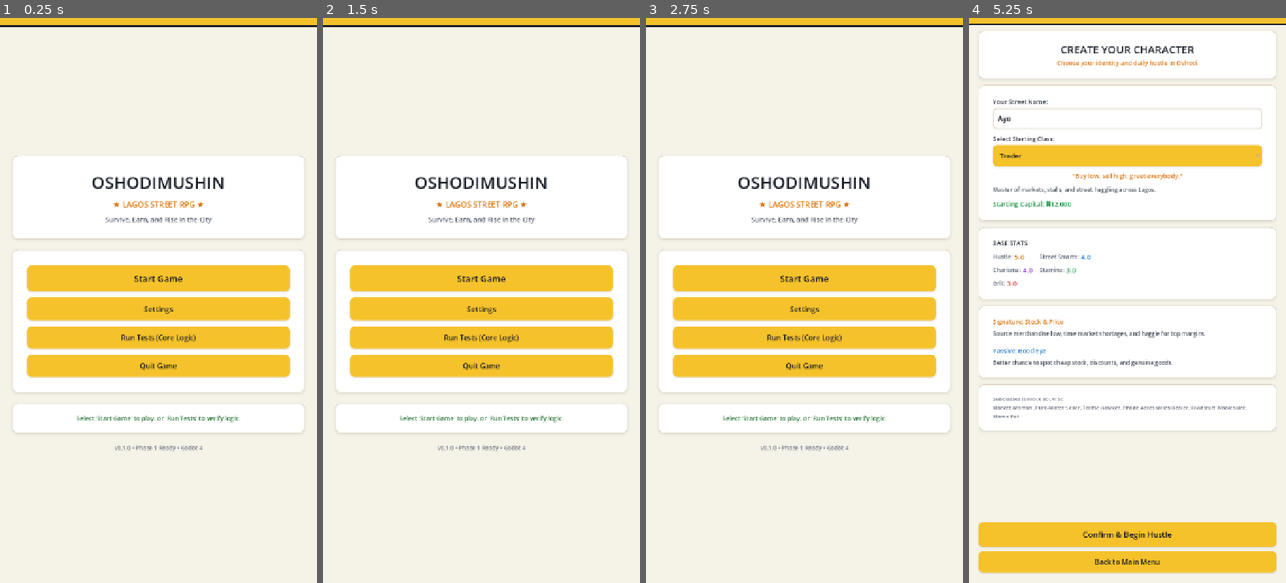
Above: before the commit, frames 1-4 (left to right).
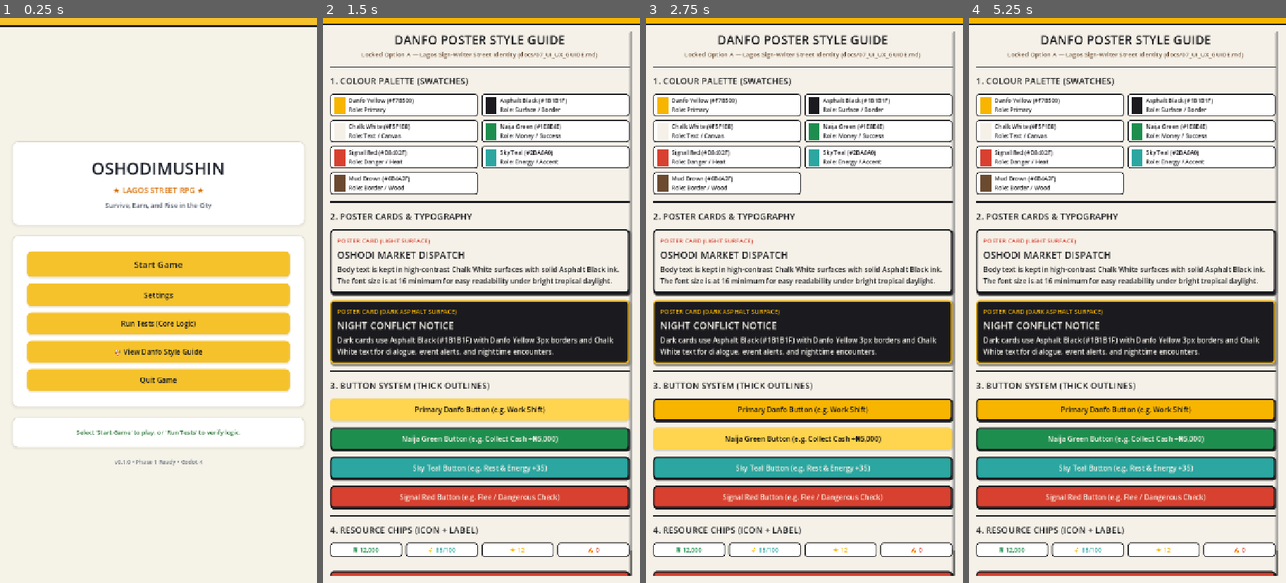
Above: after the commit, the same moments.

Repository: kidkingstrange/oshodi
Game: Godot game, scene res://scenes/main_menu.tscn
Same seed, same stepped clock (60 frames per second), same inputs: the game is played once before the commit and once after it.
Inputs (mouse positions are in pixels of both pictures, inside the frame that each line leads up to):
- Up to frame 1 (0.25 s): no input
- Up to frame 2 (1.5 s): click (481, 351) at 0.5 s, where only the run after the commit has a clickable "🎨 View Danfo Style Guide"; click (478, 407) at 1.25 s, where only the run after the commit has a clickable "Primary Danfo Button (e.g. Wo…"
- Up to frame 3 (2.75 s): click (801, 436) at 2 s, where only the run after the commit has a clickable "Naija Green Button (e.g. Coll…"
- Up to frame 4 (5.25 s): click (1124, 470) at 2.75 s, where only the run after the commit has a clickable "Sky Teal Button (e.g. Rest & …"; click (1124, 498) at 3.5 s, where only the run after the commit has a clickable "Signal Red Button (e.g. Flee …"; click (1124, 582) at 4.25 s, where only the run after the commit has a clickable "← Back to Main Menu"; click (1127, 277) at 5 s, where only the run before the commit has a clickable "Start Game"

The runs differ from the first frame. In frame 1, 18% of the frame differs, in the area x 4-96%, y 21-80%; in frame 2, 47%; in frame 3, 47%; in frame 4, 53%, in the area x 0-100%, y 0-99%.

Commit message:
chore: add 07_UI_UX_GUIDE.md, Danfo Poster style guide scene, and ThemeTokens

Diff:
--- a/scenes/main_menu.tscn
+++ b/scenes/main_menu.tscn
@@ -125,6 +125,13 @@
 theme_override_font_sizes/font_size = 16
 text = "Run Tests (Core Logic)"
 
+[node name="StyleGuideButton" type="Button" parent="MarginContainer/VBoxContainer/ButtonsCard/ButtonsMargin/ButtonsBox"]
+unique_name_in_owner = true
+custom_minimum_size = Vector2(0, 50)
+layout_mode = 2
+theme_override_font_sizes/font_size = 16
+text = "🎨 View Danfo Style Guide"
+
 [node name="QuitButton" type="Button" parent="MarginContainer/VBoxContainer/ButtonsCard/ButtonsMargin/ButtonsBox"]
 unique_name_in_owner = true
 custom_minimum_size = Vector2(0, 50)
--- /dev/null
+++ b/scenes/style_guide.tscn
@@ -0,0 +1,552 @@
+[gd_scene load_steps=9 format=3]
+
+[ext_resource type="Script" path="res://scripts/ui/style_guide.gd" id="1_guide"]
+
+[sub_resource type="StyleBoxFlat" id="StyleBoxFlat_card_light"]
+content_margin_left = 16.0
+content_margin_top = 16.0
+content_margin_right = 16.0
+content_margin_bottom = 16.0
+bg_color = Color(0.960784, 0.945098, 0.909804, 1)
+border_width_left = 3
+border_width_top = 3
+border_width_right = 3
+border_width_bottom = 3
+border_color = Color(0.105882, 0.105882, 0.121569, 1)
+corner_radius_top_left = 8
+corner_radius_top_right = 8
+corner_radius_bottom_right = 8
+corner_radius_bottom_left = 8
+shadow_color = Color(0.105882, 0.105882, 0.121569, 1)
+shadow_size = 4
+shadow_offset = Vector2(3, 4)
+
+[sub_resource type="StyleBoxFlat" id="StyleBoxFlat_card_dark"]
+content_margin_left = 16.0
+content_margin_top = 16.0
+content_margin_right = 16.0
+content_margin_bottom = 16.0
+bg_color = Color(0.105882, 0.105882, 0.121569, 1)
+border_width_left = 3
+border_width_top = 3
+border_width_right = 3
+border_width_bottom = 3
+border_color = Color(0.968627, 0.709804, 0, 1)
+corner_radius_top_left = 8
+corner_radius_top_right = 8
+corner_radius_bottom_right = 8
+corner_radius_bottom_left = 8
+shadow_color = Color(0, 0, 0, 0.4)
+shadow_size = 4
+shadow_offset = Vector2(3, 4)
+
+[sub_resource type="StyleBoxFlat" id="StyleBoxFlat_btn_primary"]
+content_margin_left = 16.0
+content_margin_top = 12.0
+content_margin_right = 16.0
+content_margin_bottom = 12.0
+bg_color = Color(0.968627, 0.709804, 0, 1)
+border_width_left = 3
+border_width_top = 3
+border_width_right = 3
+border_width_bottom = 3
+border_color = Color(0.105882, 0.105882, 0.121569, 1)
+corner_radius_top_left = 8
+corner_radius_top_right = 8
+corner_radius_bottom_right = 8
+corner_radius_bottom_left = 8
+shadow_color = Color(0.105882, 0.105882, 0.121569, 1)
+shadow_size = 2
+shadow_offset = Vector2(2, 3)
+
+[sub_resource type="StyleBoxFlat" id="StyleBoxFlat_btn_green"]
+content_margin_left = 16.0
+content_margin_top = 12.0
+content_margin_right = 16.0
+content_margin_bottom = 12.0
+bg_color = Color(0.117647, 0.556863, 0.305882, 1)
+border_width_left = 3
+border_width_top = 3
+border_width_right = 3
+border_width_bottom = 3
+border_color = Color(0.105882, 0.105882, 0.121569, 1)
+corner_radius_top_left = 8
+corner_radius_top_right = 8
+corner_radius_bottom_right = 8
+corner_radius_bottom_left = 8
+shadow_color = Color(0.105882, 0.105882, 0.121569, 1)
+shadow_size = 2
+shadow_offset = Vector2(2, 3)
+
+[sub_resource type="StyleBoxFlat" id="StyleBoxFlat_btn_red"]
+content_margin_left = 16.0
+content_margin_top = 12.0
+content_margin_right = 16.0
+content_margin_bottom = 12.0
+bg_color = Color(0.847059, 0.25098, 0.184314, 1)
+border_width_left = 3
+border_width_top = 3
+border_width_right = 3
+border_width_bottom = 3
+border_color = Color(0.105882, 0.105882, 0.121569, 1)
+corner_radius_top_left = 8
+corner_radius_top_right = 8
+corner_radius_bottom_right = 8
+corner_radius_bottom_left = 8
+shadow_color = Color(0.105882, 0.105882, 0.121569, 1)
+shadow_size = 2
+shadow_offset = Vector2(2, 3)
+
+[sub_resource type="StyleBoxFlat" id="StyleBoxFlat_btn_teal"]
+content_margin_left = 16.0
+content_margin_top = 12.0
+content_margin_right = 16.0
+content_margin_bottom = 12.0
+bg_color = Color(0.168627, 0.65098, 0.627451, 1)
+border_width_left = 3
+border_width_top = 3
+border_width_right = 3
+border_width_bottom = 3
+border_color = Color(0.105882, 0.105882, 0.121569, 1)
+corner_radius_top_left = 8
+corner_radius_top_right = 8
+corner_radius_bottom_right = 8
+corner_radius_bottom_left = 8
+shadow_color = Color(0.105882, 0.105882, 0.121569, 1)
+shadow_size = 2
+shadow_offset = Vector2(2, 3)
+
+[sub_resource type="StyleBoxFlat" id="StyleBoxFlat_chip"]
+content_margin_left = 10.0
+content_margin_top = 6.0
+content_margin_right = 10.0
+content_margin_bottom = 6.0
+bg_color = Color(1, 1, 1, 1)
+border_width_left = 2
+border_width_top = 2
+border_width_right = 2
+border_width_bottom = 2
+border_color = Color(0.105882, 0.105882, 0.121569, 1)
+corner_radius_top_left = 6
+corner_radius_top_right = 6
+corner_radius_bottom_right = 6
+corner_radius_bottom_left = 6
+
+[node name="StyleGuide" type="Control"]
+layout_mode = 3
+anchors_preset = 15
+anchor_right = 1.0
+anchor_bottom = 1.0
+grow_horizontal = 2
+grow_vertical = 2
+script = ExtResource("1_guide")
+
+[node name="Background" type="ColorRect" parent="."]
+layout_mode = 1
+anchors_preset = 15
+anchor_right = 1.0
+anchor_bottom = 1.0
+grow_horizontal = 2
+grow_vertical = 2
+color = Color(0.960784, 0.945098, 0.909804, 1)
+
+[node name="DanfoBand" type="VBoxContainer" parent="."]
+layout_mode = 1
+anchors_preset = 10
+anchor_right = 1.0
+offset_bottom = 16.0
+grow_horizontal = 2
+theme_override_constants/separation = 0
+
+[node name="YellowBand" type="ColorRect" parent="DanfoBand"]
+custom_minimum_size = Vector2(0, 12)
+layout_mode = 2
+color = Color(0.968627, 0.709804, 0, 1)
+
+[node name="BlackStripe" type="ColorRect" parent="DanfoBand"]
+custom_minimum_size = Vector2(0, 4)
+layout_mode = 2
+color = Color(0.105882, 0.105882, 0.121569, 1)
+
+[node name="Margin" type="MarginContainer" parent="."]
+layout_mode = 1
+anchors_preset = 15
+anchor_right = 1.0
+anchor_bottom = 1.0
+offset_top = 18.0
+grow_horizontal = 2
+grow_vertical = 2
+theme_override_constants/margin_left = 16
+theme_override_constants/margin_top = 12
+theme_override_constants/margin_right = 16
+theme_override_constants/margin_bottom = 16
+
+[node name="Scroll" type="ScrollContainer" parent="Margin"]
+layout_mode = 2
+horizontal_scroll_mode = 0
+
+[node name="VBox" type="VBoxContainer" parent="Margin/Scroll"]
+layout_mode = 2
+size_flags_horizontal = 3
+theme_override_constants/separation = 16
+
+[node name="TitleBox" type="VBoxContainer" parent="Margin/Scroll/VBox"]
+layout_mode = 2
+theme_override_constants/separation = 4
+
+[node name="HeaderLabel" type="Label" parent="Margin/Scroll/VBox/TitleBox"]
+layout_mode = 2
+theme_override_colors/font_color = Color(0.105882, 0.105882, 0.121569, 1)
+theme_override_font_sizes/font_size = 28
+text = "DANFO POSTER STYLE GUIDE"
+horizontal_alignment = 1
+
+[node name="SubtitleLabel" type="Label" parent="Margin/Scroll/VBox/TitleBox"]
+layout_mode = 2
+theme_override_colors/font_color = Color(0.419608, 0.290196, 0.184314, 1)
+theme_override_font_sizes/font_size = 14
+text = "Locked Option A — Lagos Sign-Writer Street Identity (docs/07_UI_UX_GUIDE.md)"
+horizontal_alignment = 1
+autowrap_mode = 2
+
+[node name="Divider1" type="ColorRect" parent="Margin/Scroll/VBox"]
+custom_minimum_size = Vector2(0, 3)
+layout_mode = 2
+color = Color(0.105882, 0.105882, 0.121569, 1)
+
+[node name="Section1Label" type="Label" parent="Margin/Scroll/VBox"]
+layout_mode = 2
+theme_override_colors/font_color = Color(0.105882, 0.105882, 0.121569, 1)
+theme_override_font_sizes/font_size = 20
+text = "1. COLOUR PALETTE (SWATCHES)"
+
+[node name="PaletteGrid" type="GridContainer" parent="Margin/Scroll/VBox"]
+layout_mode = 2
+theme_override_constants/h_separation = 8
+theme_override_constants/v_separation = 8
+columns = 2
+
+[node name="Swatch1" type="PanelContainer" parent="Margin/Scroll/VBox/PaletteGrid"]
+layout_mode = 2
+size_flags_horizontal = 3
+theme_override_styles/panel = SubResource("StyleBoxFlat_chip")
+
+[node name="HBox" type="HBoxContainer" parent="Margin/Scroll/VBox/PaletteGrid/Swatch1"]
+layout_mode = 2
+theme_override_constants/separation = 8
+
+[node name="Color" type="ColorRect" parent="Margin/Scroll/VBox/PaletteGrid/Swatch1/HBox"]
+custom_minimum_size = Vector2(24, 24)
+layout_mode = 2
+color = Color(0.968627, 0.709804, 0, 1)
+
+[node name="Lbl" type="Label" parent="Margin/Scroll/VBox/PaletteGrid/Swatch1/HBox"]
+layout_mode = 2
+theme_override_colors/font_color = Color(0.105882, 0.105882, 0.121569, 1)
+theme_override_font_sizes/font_size = 13
+text = "Danfo Yellow (#F7B500)\nRole: Primary"
+
+[node name="Swatch2" type="PanelContainer" parent="Margin/Scroll/VBox/PaletteGrid"]
+layout_mode = 2
+size_flags_horizontal = 3
+theme_override_styles/panel = SubResource("StyleBoxFlat_chip")
+
+[node name="HBox" type="HBoxContainer" parent="Margin/Scroll/VBox/PaletteGrid/Swatch2"]
+layout_mode = 2
+theme_override_constants/separation = 8
+
+[node name="Color" type="ColorRect" parent="Margin/Scroll/VBox/PaletteGrid/Swatch2/HBox"]
+custom_minimum_size = Vector2(24, 24)
+layout_mode = 2
+color = Color(0.105882, 0.105882, 0.121569, 1)
+
+[node name="Lbl" type="Label" parent="Margin/Scroll/VBox/PaletteGrid/Swatch2/HBox"]
+layout_mode = 2
+theme_override_colors/font_color = Color(0.105882, 0.105882, 0.121569, 1)
+theme_override_font_sizes/font_size = 13
+text = "Asphalt Black (#1B1B1F)\nRole: Surface / Border"
+
+[node name="Swatch3" type="PanelContainer" parent="Margin/Scroll/VBox/PaletteGrid"]
+layout_mode = 2
+size_flags_horizontal = 3
+theme_override_styles/panel = SubResource("StyleBoxFlat_chip")
+
+[node name="HBox" type="HBoxContainer" parent="Margin/Scroll/VBox/PaletteGrid/Swatch3"]
+layout_mode = 2
+theme_override_constants/separation = 8
+
+[node name="Color" type="ColorRect" parent="Margin/Scroll/VBox/PaletteGrid/Swatch3/HBox"]
+custom_minimum_size = Vector2(24, 24)
+layout_mode = 2
+color = Color(0.960784, 0.945098, 0.909804, 1)
+
+[node name="Lbl" type="Label" parent="Margin/Scroll/VBox/PaletteGrid/Swatch3/HBox"]
+layout_mode = 2
+theme_override_colors/font_color = Color(0.105882, 0.105882, 0.121569, 1)
+theme_override_font_sizes/font_size = 13
+text = "Chalk White (#F5F1E8)\nRole: Text / Canvas"
+
+[node name="Swatch4" type="PanelContainer" parent="Margin/Scroll/VBox/PaletteGrid"]
+layout_mode = 2
+size_flags_horizontal = 3
+theme_override_styles/panel = SubResource("StyleBoxFlat_chip")
+
+[node name="HBox" type="HBoxContainer" parent="Margin/Scroll/VBox/PaletteGrid/Swatch4"]
+layout_mode = 2
+theme_override_constants/separation = 8
+
+[node name="Color" type="ColorRect" parent="Margin/Scroll/VBox/PaletteGrid/Swatch4/HBox"]
+custom_minimum_size = Vector2(24, 24)
+layout_mode = 2
+color = Color(0.117647, 0.556863, 0.305882, 1)
+
+[node name="Lbl" type="Label" parent="Margin/Scroll/VBox/PaletteGrid/Swatch4/HBox"]
+layout_mode = 2
+theme_override_colors/font_color = Color(0.105882, 0.105882, 0.121569, 1)
+theme_override_font_sizes/font_size = 13
+text = "Naija Green (#1E8E4E)\nRole: Money / Success"
+
+[node name="Swatch5" type="PanelContainer" parent="Margin/Scroll/VBox/PaletteGrid"]
+layout_mode = 2
+size_flags_horizontal = 3
+theme_override_styles/panel = SubResource("StyleBoxFlat_chip")
+
+[node name="HBox" type="HBoxContainer" parent="Margin/Scroll/VBox/PaletteGrid/Swatch5"]
+layout_mode = 2
+theme_override_constants/separation = 8
+
+[node name="Color" type="ColorRect" parent="Margin/Scroll/VBox/PaletteGrid/Swatch5/HBox"]
+custom_minimum_size = Vector2(24, 24)
+layout_mode = 2
+color = Color(0.847059, 0.25098, 0.184314, 1)
+
+[node name="Lbl" type="Label" parent="Margin/Scroll/VBox/PaletteGrid/Swatch5/HBox"]
+layout_mode = 2
+theme_override_colors/font_color = Color(0.105882, 0.105882, 0.121569, 1)
+theme_override_font_sizes/font_size = 13
+text = "Signal Red (#D8402F)\nRole: Danger / Heat"
+
+[node name="Swatch6" type="PanelContainer" parent="Margin/Scroll/VBox/PaletteGrid"]
+layout_mode = 2
+size_flags_horizontal = 3
+theme_override_styles/panel = SubResource("StyleBoxFlat_chip")
+
+[node name="HBox" type="HBoxContainer" parent="Margin/Scroll/VBox/PaletteGrid/Swatch6"]
+layout_mode = 2
+theme_override_constants/separation = 8
+
+[node name="Color" type="ColorRect" parent="Margin/Scroll/VBox/PaletteGrid/Swatch6/HBox"]
+custom_minimum_size = Vector2(24, 24)
+layout_mode = 2
+color = Color(0.168627, 0.65098, 0.627451, 1)
+
+[node name="Lbl" type="Label" parent="Margin/Scroll/VBox/PaletteGrid/Swatch6/HBox"]
+layout_mode = 2
+theme_override_colors/font_color = Color(0.105882, 0.105882, 0.121569, 1)
+theme_override_font_sizes/font_size = 13
+text = "Sky Teal (#2BA6A0)\nRole: Energy / Accent"
+
+[node name="Swatch7" type="PanelContainer" parent="Margin/Scroll/VBox/PaletteGrid"]
+layout_mode = 2
+size_flags_horizontal = 3
+theme_override_styles/panel = SubResource("StyleBoxFlat_chip")
+
+[node name="HBox" type="HBoxContainer" parent="Margin/Scroll/VBox/PaletteGrid/Swatch7"]
+layout_mode = 2
+theme_override_constants/separation = 8
+
+[node name="Color" type="ColorRect" parent="Margin/Scroll/VBox/PaletteGrid/Swatch7/HBox"]
+custom_minimum_size = Vector2(24, 24)
+layout_mode = 2
+color = Color(0.419608, 0.290196, 0.184314, 1)
+
+[node name="Lbl" type="Label" parent="Margin/Scroll/VBox/PaletteGrid/Swatch7/HBox"]
+layout_mode = 2
+theme_override_colors/font_color = Color(0.105882, 0.105882, 0.121569, 1)
+theme_override_font_sizes/font_size = 13
+text = "Mud Brown (#6B4A2F)\nRole: Border / Wood"
+
+[node name="Divider2" type="ColorRect" parent="Margin/Scroll/VBox"]
+custom_minimum_size = Vector2(0, 3)
+layout_mode = 2
+color = Color(0.105882, 0.105882, 0.121569, 1)
+
+[node name="Section2Label" type="Label" parent="Margin/Scroll/VBox"]
+layout_mode = 2
+theme_override_colors/font_color = Color(0.105882, 0.105882, 0.121569, 1)
+theme_override_font_sizes/font_size = 20
+text = "2. POSTER CARDS & TYPOGRAPHY"
+
+[node name="LightCard" type="PanelContainer" parent="Margin/Scroll/VBox"]
+layout_mode = 2
+theme_override_styles/panel = SubResource("StyleBoxFlat_card_light")
+
+[node name="VBox" type="VBoxContainer" parent="Margin/Scroll/VBox/LightCard"]
+layout_mode = 2
+theme_override_constants/separation = 6
+
+[node name="Badge" type="Label" parent="Margin/Scroll/VBox/LightCard/VBox"]
+layout_mode = 2
+theme_override_colors/font_color = Color(0.847059, 0.25098, 0.184314, 1)
+theme_override_font_sizes/font_size = 14
+text = "POSTER CARD (LIGHT SURFACE)"
+
+[node name="Title" type="Label" parent="Margin/Scroll/VBox/LightCard/VBox"]
+layout_mode = 2
+theme_override_colors/font_color = Color(0.105882, 0.105882, 0.121569, 1)
+theme_override_font_sizes/font_size = 22
+text = "OSHODI MARKET DISPATCH"
+
+[node name="Body" type="Label" parent="Margin/Scroll/VBox/LightCard/VBox"]
+layout_mode = 2
+theme_override_colors/font_color = Color(0.105882, 0.105882, 0.121569, 1)
+theme_override_font_sizes/font_size = 16
+text = "Body text is kept in high-contrast Chalk White surfaces with solid Asphalt Black ink. The font size is at 16 minimum for easy readability under bright tropical daylight."
+autowrap_mode = 2
+
+[node name="DarkCard" type="PanelContainer" parent="Margin/Scroll/VBox"]
+layout_mode = 2
+theme_override_styles/panel = SubResource("StyleBoxFlat_card_dark")
+
+[node name="VBox" type="VBoxContainer" parent="Margin/Scroll/VBox/DarkCard"]
+layout_mode = 2
+theme_override_constants/separation = 6
+
+[node name="Badge" type="Label" parent="Margin/Scroll/VBox/DarkCard/VBox"]
+layout_mode = 2
+theme_override_colors/font_color = Color(0.968627, 0.709804, 0, 1)
+theme_override_font_sizes/font_size = 14
+text = "POSTER CARD (DARK ASPHALT SURFACE)"
+
+[node name="Title" type="Label" parent="Margin/Scroll/VBox/DarkCard/VBox"]
+layout_mode = 2
+theme_override_colors/font_color = Color(0.960784, 0.945098, 0.909804, 1)
+theme_override_font_sizes/font_size = 22
+text = "NIGHT CONFLICT NOTICE"
+
+[node name="Body" type="Label" parent="Margin/Scroll/VBox/DarkCard/VBox"]
+layout_mode = 2
+theme_override_colors/font_color = Color(0.960784, 0.945098, 0.909804, 1)
+theme_override_font_sizes/font_size = 16
+text = "Dark cards use Asphalt Black (#1B1B1F) with Danfo Yellow 3px borders and Chalk White text for dialogue, event alerts, and nighttime encounters."
+autowrap_mode = 2
+
+[node name="Divider3" type="ColorRect" parent="Margin/Scroll/VBox"]
+custom_minimum_size = Vector2(0, 3)
+layout_mode = 2
+color = Color(0.105882, 0.105882, 0.121569, 1)
+
+[node name="Section3Label" type="Label" parent="Margin/Scroll/VBox"]
+layout_mode = 2
+theme_override_colors/font_color = Color(0.105882, 0.105882, 0.121569, 1)
+theme_override_font_sizes/font_size = 20
+text = "3. BUTTON SYSTEM (THICK OUTLINES)"
+
+[node name="BtnPrimary" type="Button" parent="Margin/Scroll/VBox"]
+custom_minimum_size = Vector2(0, 50)
+layout_mode = 2
+theme_override_colors/font_color = Color(0.105882, 0.105882, 0.121569, 1)
+theme_override_font_sizes/font_size = 16
+theme_override_styles/normal = SubResource("StyleBoxFlat_btn_primary")
+text = "Primary Danfo Button (e.g. Work Shift)"
+
+[node name="BtnGreen" type="Button" parent="Margin/Scroll/VBox"]
+custom_minimum_size = Vector2(0, 50)
+layout_mode = 2
+theme_override_colors/font_color = Color(0.960784, 0.945098, 0.909804, 1)
+theme_override_font_sizes/font_size = 16
+theme_override_styles/normal = SubResource("StyleBoxFlat_btn_green")
+text = "Naija Green Button (e.g. Collect Cash +₦5,000)"
+
+[node name="BtnTeal" type="Button" parent="Margin/Scroll/VBox"]
+custom_minimum_size = Vector2(0, 50)
+layout_mode = 2
+theme_override_colors/font_color = Color(0.960784, 0.945098, 0.909804, 1)
+theme_override_font_sizes/font_size = 16
+theme_override_styles/normal = SubResource("StyleBoxFlat_btn_teal")
+text = "Sky Teal Button (e.g. Rest & Energy +35)"
+
+[node name="BtnRed" type="Button" parent="Margin/Scroll/VBox"]
+custom_minimum_size = Vector2(0, 50)
+layout_mode = 2
+theme_override_colors/font_color = Color(0.960784, 0.945098, 0.909804, 1)
+theme_override_font_sizes/font_size = 16
+theme_override_styles/normal = SubResource("StyleBoxFlat_btn_red")
+text = "Signal Red Button (e.g. Flee / Dangerous Check)"
+
+[node name="Divider4" type="ColorRect" parent="Margin/Scroll/VBox"]
+custom_minimum_size = Vector2(0, 3)
+layout_mode = 2
+color = Color(0.105882, 0.105882, 0.121569, 1)
+
+[node name="Section4Label" type="Label" parent="Margin/Scroll/VBox"]
+layout_mode = 2
+theme_override_colors/font_color = Color(0.105882, 0.105882, 0.121569, 1)
+theme_override_font_sizes/font_size = 20
+text = "4. RESOURCE CHIPS (ICON + LABEL)"
+
+[node name="ChipsHBox" type="HBoxContainer" parent="Margin/Scroll/VBox"]
+layout_mode = 2
+theme_override_constants/separation = 8
+
+[node name="NairaChip" type="PanelContainer" parent="Margin/Scroll/VBox/ChipsHBox"]
+layout_mode = 2
+size_flags_horizontal = 3
+theme_override_styles/panel = SubResource("StyleBoxFlat_chip")
+
+[node name="Lbl" type="Label" parent="Margin/Scroll/VBox/ChipsHBox/NairaChip"]
+layout_mode = 2
+theme_override_colors/font_color = Color(0.117647, 0.556863, 0.305882, 1)
+theme_override_font_sizes/font_size = 14
+text = "₦ 12,000"
+horizontal_alignment = 1
+
+[node name="EnergyChip" type="PanelContainer" parent="Margin/Scroll/VBox/ChipsHBox"]
+layout_mode = 2
+size_flags_horizontal = 3
+theme_override_styles/panel = SubResource("StyleBoxFlat_chip")
+
+[node name="Lbl" type="Label" parent="Margin/Scroll/VBox/ChipsHBox/EnergyChip"]
+layout_mode = 2
+theme_override_colors/font_color = Color(0.168627, 0.65098, 0.627451, 1)
+theme_override_font_sizes/font_size = 14
+text = "⚡ 85/100"
+horizontal_alignment = 1
+
+[node name="RespectChip" type="PanelContainer" parent="Margin/Scroll/VBox/ChipsHBox"]
+layout_mode = 2
+size_flags_horizontal = 3
+theme_override_styles/panel = SubResource("StyleBoxFlat_chip")
+
+[node name="Lbl" type="Label" parent="Margin/Scroll/VBox/ChipsHBox/RespectChip"]
+layout_mode = 2
+theme_override_colors/font_color = Color(0.968627, 0.709804, 0, 1)
+theme_override_font_sizes/font_size = 14
+text = "★ 12"
+horizontal_alignment = 1
+
+[node name="HeatChip" type="PanelContainer" parent="Margin/Scroll/VBox/ChipsHBox"]
+layout_mode = 2
+size_flags_horizontal = 3
+theme_override_styles/panel = SubResource("StyleBoxFlat_chip")
+
+[node name="Lbl" type="Label" parent="Margin/Scroll/VBox/ChipsHBox/HeatChip"]
+layout_mode = 2
+theme_override_colors/font_color = Color(0.847059, 0.25098, 0.184314, 1)
+theme_override_font_sizes/font_size = 14
+text = "🔥 0"
+horizontal_alignment = 1
+
+[node name="NavMargin" type="MarginContainer" parent="Margin/Scroll/VBox"]
+layout_mode = 2
+theme_override_constants/margin_top = 16
+theme_override_constants/margin_bottom = 20
+
+[node name="BackButton" type="Button" parent="Margin/Scroll/VBox/NavMargin"]
+unique_name_in_owner = true
+custom_minimum_size = Vector2(0, 52)
+layout_mode = 2
+theme_override_colors/font_color = Color(0.960784, 0.945098, 0.909804, 1)
+theme_override_font_sizes/font_size = 16
+theme_override_styles/normal = SubResource("StyleBoxFlat_btn_red")
+text = "← Back to Main Menu"
--- a/scripts/ui/main_menu.gd
+++ b/scripts/ui/main_menu.gd
@@ -8,6 +8,7 @@
 @onready var settings_button: Button = %SettingsButton
 @onready var quit_button: Button = %QuitButton
 @onready var test_button: Button = %TestButton
+@onready var style_guide_button: Button = %StyleGuideButton
 @onready var status_label: Label = %StatusLabel
 @onready var info_dialog: AcceptDialog = %InfoDialog
 
@@ -20,6 +21,8 @@
 		quit_button.pressed.connect(_on_quit_pressed)
 	if test_button:
 		test_button.pressed.connect(_on_test_pressed)
+	if style_guide_button:
+		style_guide_button.pressed.connect(_on_style_guide_pressed)
 
 	if status_label:
 		status_label.text = "Select 'Start Game' to play, or 'Run Tests' to verify logic."
@@ -53,3 +56,7 @@
 func _on_quit_pressed() -> void:
 	print("[MainMenu] Quit pressed.")
 	get_tree().quit()
+
+func _on_style_guide_pressed() -> void:
+	print("[MainMenu] Opening Danfo Poster style guide.")
+	get_tree().change_scene_to_file("res://scenes/style_guide.tscn")
--- /dev/null
+++ b/scripts/ui/style_guide.gd
@@ -0,0 +1,15 @@
+extends Control
+
+## StyleGuide
+## Demonstrates and verifies Option A: "Danfo Poster" design system
+## per docs/07_UI_UX_GUIDE.md. Displays palette swatches, typography,
+## poster cards with thick outlines, buttons, and resource chips.
+
+@onready var back_button: Button = %BackButton
+
+func _ready() -> void:
+	if back_button:
+		back_button.pressed.connect(_on_back_pressed)
+
+func _on_back_pressed() -> void:
+	get_tree().change_scene_to_file("res://scenes/main_menu.tscn")
--- /dev/null
+++ b/scripts/ui/theme_tokens.gd
@@ -0,0 +1,59 @@
+class_name ThemeTokens
+extends RefCounted
+
+## ThemeTokens
+## Centralized design tokens for Oshodimushin RPG per docs/07_UI_UX_GUIDE.md.
+## Option A: "Danfo Poster" Art Direction (LOCKED)
+
+# --- Palette: Option A "Danfo Poster" ---
+const DANFO_YELLOW: Color = Color("#F7B500")   # Primary / Branding / Highlights
+const ASPHALT_BLACK: Color = Color("#1B1B1F")  # Surface / Dark Panels / Outlines
+const CHALK_WHITE: Color = Color("#F5F1E8")    # Text / Light Canvas
+const NAIJA_GREEN: Color = Color("#1E8E4E")    # Money / Success / Prosperity
+const SIGNAL_RED: Color = Color("#D8402F")     # Danger / Penalties / High Heat
+const SKY_TEAL: Color = Color("#2BA6A0")       # Accent / Energy / Transit
+const MUD_BROWN: Color = Color("#6B4A2F")      # Border / Wood / Warm Neutral
+
+# Functional semantic aliases
+const COLOR_PRIMARY: Color = DANFO_YELLOW
+const COLOR_SURFACE: Color = ASPHALT_BLACK
+const COLOR_SURFACE_LIGHT: Color = CHALK_WHITE
+const COLOR_TEXT: Color = CHALK_WHITE
+const COLOR_TEXT_DARK: Color = ASPHALT_BLACK
+const COLOR_MONEY: Color = NAIJA_GREEN
+const COLOR_DANGER: Color = SIGNAL_RED
+const COLOR_ENERGY: Color = SKY_TEAL
+const COLOR_BORDER: Color = MUD_BROWN
+
+# --- Spacing: 8px Grid ---
+const SPACE_XS: int = 8
+const SPACE_S: int = 16
+const SPACE_M: int = 24
+const SPACE_L: int = 32
+const SPACE_XL: int = 48
+
+# --- Typography Scale ---
+const FONT_BODY_SM: int = 14
+const FONT_BODY: int = 16      # Body text never below 16
+const FONT_LABEL: int = 18
+const FONT_SUBTITLE: int = 24
+const FONT_TITLE: int = 32
+const FONT_HERO: int = 48
+
+# --- Shape Language ---
+const CORNER_RADIUS: int = 8
+const BORDER_WIDTH_THICK: int = 3
+const BORDER_WIDTH_NORMAL: int = 2
+const MIN_TOUCH_TARGET: Vector2 = Vector2(48, 48)
+
+# --- Formatting Helpers ---
+static func get_palette_dictionary() -> Dictionary:
+	return {
+		"danfo_yellow": DANFO_YELLOW,
+		"asphalt_black": ASPHALT_BLACK,
+		"chalk_white": CHALK_WHITE,
+		"naija_green": NAIJA_GREEN,
+		"signal_red": SIGNAL_RED,
+		"sky_teal": SKY_TEAL,
+		"mud_brown": MUD_BROWN
+	}
Not shown, added: docs/07_UI_UX_GUIDE.md
